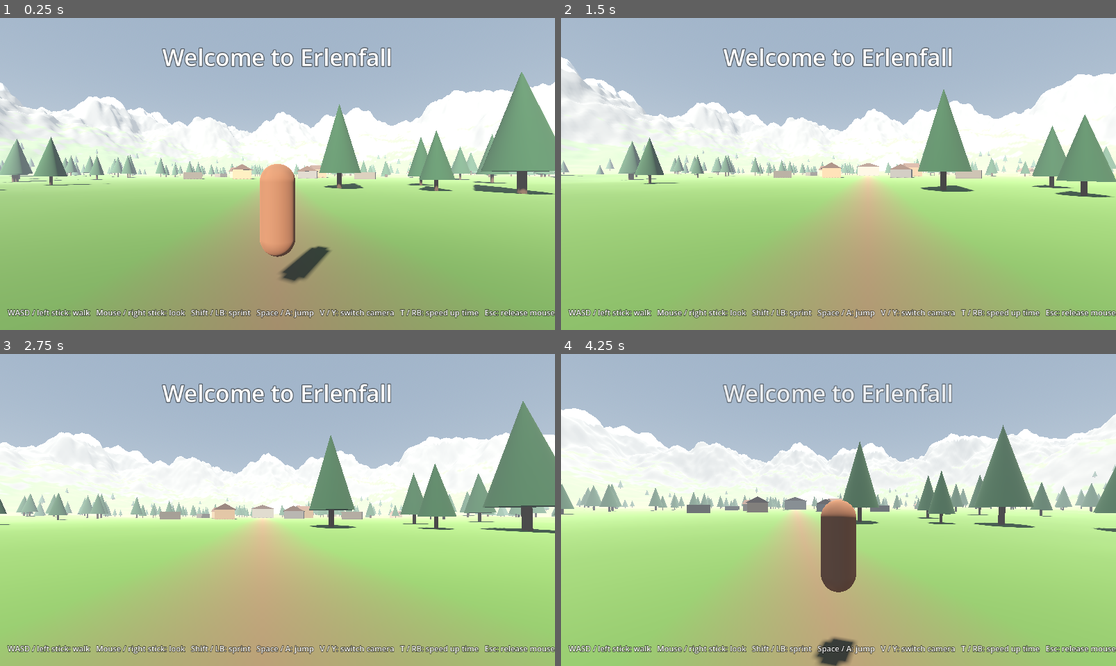
Above: before the commit, frames 1-4 (two rows, left to right).
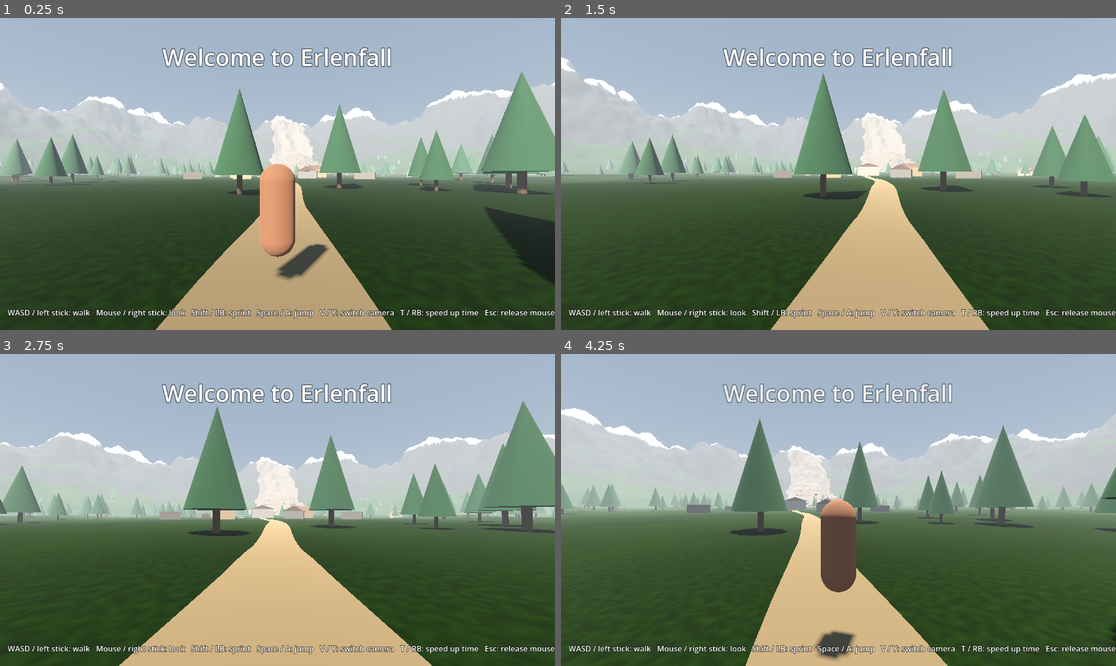
Above: after the commit, the same moments.

Repository: Gamperle/Erlenfall
Game: Godot game, scene res://scenes/main.tscn
The game is run twice, just before and just after one commit, with the same random seed, the same clock (stepped at 60 frames per second) and the same inputs.
Inputs (mouse positions are in pixels of both pictures, inside the frame that each line leads up to):
- Up to frame 1 (0.25 s): no input
- Up to frame 2 (1.5 s): move the mouse to (866, 174) at 0.52 s; hold Shift (sprint) 0.53-1.28 s; hold T (fast_forward_time) from 0.53 s (still down); tap Space (jump) at 0.77 s; move the mouse to (810, 174) at 1.27 s; tap V (toggle_camera) at 1.35 s
- Up to frame 3 (2.75 s): keep holding T (fast_forward_time); tap Space (jump) at 1.52 s; tap Enter at 2 s; move the mouse to (288, 503) at 2.02 s; hold Shift (sprint) from 2.03 s (still down)
- Up to frame 4 (4.25 s): keep holding T (fast_forward_time); tap Space (jump) at 2.75, 3.02, 3.77 s; move the mouse to (832, 516) at 2.77 s; release Shift (sprint) at 2.78 s; tap V (toggle_camera) at 2.85 s; move the mouse to (877, 513) at 3.52 s; hold Shift (sprint) from 3.53 s (still down)

The runs differ from the first frame. In frame 1, 57% of the frame differs, in the area x 0-100%, y 20-100%; in frame 2, 62%, in the area x 0-100%, y 15-100%; in frame 3, 58%; in frame 4, 62%.

Commit message:
Improve road, grass, and landslide visuals
Co-Authored-By: Claude Opus 5.5 <noreply@anthropic.com>

Diff:
--- a/data/village_layout.json
+++ b/data/village_layout.json
@@ -17,12 +17,23 @@
 		{ "x": -178, "z": 20, "width": 28, "depth": 36, "rotation": 10, "color": "#5f6f32" },
 		{ "x": 115, "z": 172, "width": 36, "depth": 20, "rotation": -20, "color": "#a08f4a" }
 	],
+	"roads": [
+		{ "width": 3, "points": [[0, 220], [-3, 165], [0, 110], [3, 60], [0, 20], [0, -12]] },
+		{ "width": 3, "points": [[0, -12], [-13, -20], [-12, -45], [4, -110], [12, -165]] }
+	],
 	"trees": {
 		"seed": 7,
 		"count": 450,
 		"min_radius": 75,
 		"max_radius": 440,
-		"road_clearance": 8,
+		"road_clearance": 6,
 		"field_clearance": 32
+	},
+	"boulders": {
+		"seed": 11,
+		"count": 500,
+		"min_size": 0.5,
+		"max_size": 6.0,
+		"solid_size": 1.5
 	}
 }
--- a/scripts/world/terrain.gd
+++ b/scripts/world/terrain.gd
@@ -1,6 +1,8 @@
 class_name Terrain
 extends StaticBody3D
 ## Generates the valley: a flat village site, rolling farmland, and a ring of mountains.
+
+const TERRAIN_SHADER := preload("res://shaders/terrain.gdshader")
 
 const SIZE := 1600.0
 const STEP := 4.0
@@ -9,17 +11,23 @@
 const MOUNTAIN_RADIUS := 640.0
 const MOUNTAIN_HEIGHT := 170.0
 const LANDSLIDE_CENTER := Vector2(40.0, -300.0)
-const LANDSLIDE_RADIUS := 90.0
-const LANDSLIDE_HEIGHT := 28.0
-const ROAD_HALF_WIDTH := 4.0
+const LANDSLIDE_EXTENT := Vector2(90.0, 130.0)
+const LANDSLIDE_HEIGHT := 20.0
+const LANDSLIDE_ROUGHNESS := 26.0
+const LANDSLIDE_EDGE_NOISE := 0.3
+const SCAR_HALF_WIDTH := 55.0
+const SCAR_DEPTH := 14.0
 
-const GRASS_COLOR := Color(0.27, 0.36, 0.17)
-const DIRT_COLOR := Color(0.36, 0.29, 0.2)
-const ROCK_COLOR := Color(0.33, 0.32, 0.31)
+const GRASS_COLOR := Color(0.25, 0.36, 0.14)
+const LIGHT_GRASS_COLOR := Color(0.36, 0.45, 0.17)
+const ROCK_COLOR := Color(0.38, 0.37, 0.36)
+const RUBBLE_COLOR := Color(0.33, 0.28, 0.23)
 const SNOW_COLOR := Color(0.85, 0.87, 0.9)
 
 var _hills := FastNoiseLite.new()
 var _peaks := FastNoiseLite.new()
+var _rubble := FastNoiseLite.new()
+var _patches := FastNoiseLite.new()
 
 
 func _init() -> void:
@@ -28,6 +36,12 @@
 	_peaks.seed = 2
 	_peaks.frequency = 0.004
 	_peaks.fractal_octaves = 5
+	_rubble.seed = 3
+	_rubble.frequency = 0.04
+	_rubble.fractal_type = FastNoiseLite.FRACTAL_RIDGED
+	_rubble.fractal_octaves = 3
+	_patches.seed = 4
+	_patches.frequency = 0.02
 
 
 func _ready() -> void:
@@ -45,10 +59,25 @@
 	return hills + peaks + _landslide_height(x, z)
 
 
+## True on the debris field and on the bare scar the slide tore into the mountain above it.
+func is_on_landslide(x: float, z: float) -> bool:
+	var edge := 1.0 + _patches.get_noise_2d(x, z) * LANDSLIDE_EDGE_NOISE
+	if _landslide_distance(x, z) < edge:
+		return true
+	return z < LANDSLIDE_CENTER.y and absf(x - LANDSLIDE_CENTER.x) < SCAR_HALF_WIDTH * edge
+
+
+## 0 at the center of the debris field, 1 at its edge.
+func _landslide_distance(x: float, z: float) -> float:
+	return ((Vector2(x, z) - LANDSLIDE_CENTER) / LANDSLIDE_EXTENT).length()
+
+
 func _landslide_height(x: float, z: float) -> float:
-	var distance := Vector2(x, z).distance_to(LANDSLIDE_CENTER)
-	var shape := 1.0 - smoothstep(0.0, LANDSLIDE_RADIUS, distance)
-	return shape * (LANDSLIDE_HEIGHT + _peaks.get_noise_2d(z, x) * 14.0)
+	var rubble := _rubble.get_noise_2d(x, z) * 0.5 + 0.5
+	var debris := 1.0 - smoothstep(0.0, 1.0, _landslide_distance(x, z))
+	var across := 1.0 - smoothstep(SCAR_HALF_WIDTH * 0.4, SCAR_HALF_WIDTH, absf(x - LANDSLIDE_CENTER.x))
+	var scar := across * smoothstep(0.0, 80.0, LANDSLIDE_CENTER.y - z)
+	return debris * (LANDSLIDE_HEIGHT + rubble * LANDSLIDE_ROUGHNESS) - scar * SCAR_DEPTH * (0.5 + rubble)
 
 
 func _sample_heights(count: int) -> PackedFloat32Array:
@@ -104,25 +133,38 @@
 
 	var mesh := ArrayMesh.new()
 	mesh.add_surface_from_arrays(Mesh.PRIMITIVE_TRIANGLES, arrays)
-	var material := StandardMaterial3D.new()
-	material.vertex_color_use_as_albedo = true
-	material.roughness = 1.0
-	mesh.surface_set_material(0, material)
+	mesh.surface_set_material(0, _ground_material())
 
 	var instance := MeshInstance3D.new()
 	instance.mesh = mesh
 	add_child(instance)
 
 
+func _ground_material() -> ShaderMaterial:
+	var noise := FastNoiseLite.new()
+	noise.seed = 6
+	noise.frequency = 0.02
+	noise.fractal_octaves = 4
+	var texture := NoiseTexture2D.new()
+	texture.noise = noise
+	texture.seamless = true
+	texture.generate_mipmaps = true
+
+	var material := ShaderMaterial.new()
+	material.shader = TERRAIN_SHADER
+	material.set_shader_parameter("detail_noise", texture)
+	material.set_shader_parameter("rubble_color", RUBBLE_COLOR)
+	return material
+
+
 func _color_at(x: float, z: float, height: float, normal: Vector3) -> Color:
+	var color := GRASS_COLOR.lerp(LIGHT_GRASS_COLOR, _patches.get_noise_2d(x, z) * 0.5 + 0.5)
 	if height > 190.0:
-		return SNOW_COLOR
-	var on_landslide := Vector2(x, z).distance_to(LANDSLIDE_CENTER) < LANDSLIDE_RADIUS * 0.8
-	if on_landslide or normal.y < 0.8 or height > 110.0:
-		return ROCK_COLOR
-	if absf(x) < ROAD_HALF_WIDTH and z > -220.0 and z < 220.0:
-		return DIRT_COLOR
-	return GRASS_COLOR
+		color = SNOW_COLOR
+	elif normal.y < 0.8 or height > 110.0:
+		color = ROCK_COLOR
+	color.a = 1.0 if is_on_landslide(x, z) and height <= 190.0 else 0.0
+	return color
 
 
 func _build_collision(heights: PackedFloat32Array, count: int) -> void:
--- a/scripts/world/village.gd
+++ b/scripts/world/village.gd
@@ -14,8 +14,15 @@
 const CROWN_COLOR := Color(0.12, 0.24, 0.14)
 const MAX_TREE_HEIGHT := 90.0
 const MAX_PLACEMENT_ATTEMPTS := 10
+const ROAD_COLOR := Color(0.4, 0.32, 0.22)
+const ROAD_LIFT := 0.12
+const ROAD_SAMPLE_SPACING := 2.0
+const BOULDER_COLOR := Color(0.36, 0.33, 0.3)
+const BOULDER_LUMPINESS := 0.35
 
 @export var terrain: Terrain
+
+var _road_samples: Array[PackedVector2Array] = []
 
 
 func _ready() -> void:
@@ -24,7 +31,117 @@
 		_add_building(building)
 	for field: Dictionary in layout["fields"]:
 		_add_field(field)
+	_add_roads(layout["roads"])
 	_add_trees(layout["trees"], layout["fields"])
+	_add_boulders(layout["boulders"])
+
+
+func _add_roads(roads: Array) -> void:
+	var root := Node3D.new()
+	root.name = "Roads"
+	add_child(root)
+	for road: Dictionary in roads:
+		var samples := _sample_road(road["points"])
+		_road_samples.append(samples)
+		root.add_child(_road_mesh(samples, road["width"]))
+
+
+func _sample_road(points: Array) -> PackedVector2Array:
+	var path := PackedVector2Array()
+	for point: Array in points:
+		path.append(Vector2(point[0], point[1]))
+
+	var samples := PackedVector2Array()
+	for i in path.size() - 1:
+		var before := path[maxi(i - 1, 0)]
+		var after := path[mini(i + 2, path.size() - 1)]
+		var steps := ceili(path[i].distance_to(path[i + 1]) / ROAD_SAMPLE_SPACING)
+		for step in steps:
+			samples.append(path[i].cubic_interpolate(path[i + 1], before, after, float(step) / steps))
+	samples.append(path[path.size() - 1])
+	return samples
+
+
+func _road_mesh(samples: PackedVector2Array, width: float) -> MeshInstance3D:
+	var surface := SurfaceTool.new()
+	surface.begin(Mesh.PRIMITIVE_TRIANGLES)
+	surface.set_normal(Vector3.UP)
+	surface.set_color(ROAD_COLOR)
+	for i in samples.size():
+		var tangent := (samples[mini(i + 1, samples.size() - 1)] - samples[maxi(i - 1, 0)]).normalized()
+		var side := Vector2(-tangent.y, tangent.x)
+		var half_width := width / 2.0 * (1.0 + sin(i * 0.37) * 0.1 + sin(i * 0.11) * 0.1)
+		for edge: Vector2 in [samples[i] + side * half_width, samples[i] - side * half_width]:
+			surface.add_vertex(Vector3(edge.x, terrain.height_at(edge.x, edge.y) + ROAD_LIFT, edge.y))
+		if i > 0:
+			var left := (i - 1) * 2
+			for index in [left, left + 1, left + 2, left + 1, left + 3, left + 2]:
+				surface.add_index(index)
+
+	var material := _material(ROAD_COLOR)
+	var instance := MeshInstance3D.new()
+	instance.mesh = surface.commit()
+	instance.material_override = material
+	instance.cast_shadow = GeometryInstance3D.SHADOW_CASTING_SETTING_OFF
+	return instance
+
+
+func _add_boulders(data: Dictionary) -> void:
+	var random := RandomNumberGenerator.new()
+	random.seed = data["seed"]
+	var body := StaticBody3D.new()
+	body.name = "Boulders"
+	add_child(body)
+
+	var transforms: Array[Transform3D] = []
+	for i in int(data["count"]):
+		var angle := random.randf() * TAU
+		var distance := sqrt(random.randf()) * 1.05
+		var point := Terrain.LANDSLIDE_CENTER + Vector2.from_angle(angle) * Terrain.LANDSLIDE_EXTENT * distance
+		# Squaring favors many small rocks over a few large ones.
+		var size: float = lerpf(data["min_size"], data["max_size"], pow(random.randf(), 2.0))
+		var stretch := Vector3(random.randf_range(0.8, 1.3), random.randf_range(0.6, 1.0), random.randf_range(0.8, 1.3))
+		var basis := Basis.from_euler(Vector3(random.randf(), random.randf() * TAU, random.randf())).scaled(stretch * size)
+		var at := _ground_position(point.x, point.y)
+		transforms.append(Transform3D(basis, at))
+
+		if size >= data["solid_size"]:
+			var shape := SphereShape3D.new()
+			shape.radius = size * 0.8
+			var collision := CollisionShape3D.new()
+			collision.shape = shape
+			collision.position = at
+			body.add_child(collision)
+
+	var mesh := _boulder_mesh()
+	mesh.surface_set_material(0, _material(BOULDER_COLOR))
+	_add_multimesh(mesh, transforms, 0.0)
+
+
+## A sphere with lumps pushed in and out, flat-shaded so it reads as broken rock.
+func _boulder_mesh() -> ArrayMesh:
+	var sphere := SphereMesh.new()
+	sphere.radial_segments = 9
+	sphere.rings = 5
+	var arrays := sphere.get_mesh_arrays()
+	var source: PackedVector3Array = arrays[Mesh.ARRAY_VERTEX]
+	var indices: PackedInt32Array = arrays[Mesh.ARRAY_INDEX]
+
+	var lumps := FastNoiseLite.new()
+	lumps.seed = 5
+	lumps.frequency = 1.5
+
+	var surface := SurfaceTool.new()
+	surface.begin(Mesh.PRIMITIVE_TRIANGLES)
+	for i in range(0, indices.size(), 3):
+		var corners: Array[Vector3] = []
+		for offset in 3:
+			var vertex := source[indices[i + offset]]
+			corners.append(vertex * (1.0 + lumps.get_noise_3dv(vertex) * BOULDER_LUMPINESS))
+		surface.set_normal((corners[2] - corners[0]).cross(corners[1] - corners[0]).normalized())
+		for corner in corners:
+			surface.add_vertex(corner)
+	return surface.commit()
 
 
 func _add_building(data: Dictionary) -> void:
@@ -94,11 +211,13 @@
 
 
 func _is_tree_allowed(point: Vector2, data: Dictionary, fields: Array) -> bool:
-	if absf(point.x) < data["road_clearance"]:
-		return false
+	for samples in _road_samples:
+		for sample in samples:
+			if point.distance_to(sample) < data["road_clearance"]:
+				return false
 	if terrain.height_at(point.x, point.y) > MAX_TREE_HEIGHT:
 		return false
-	if point.distance_to(Terrain.LANDSLIDE_CENTER) < Terrain.LANDSLIDE_RADIUS:
+	if terrain.is_on_landslide(point.x, point.y):
 		return false
 	for field: Dictionary in fields:
 		if point.distance_to(Vector2(field["x"], field["z"])) < data["field_clearance"]:
--- /dev/null
+++ b/shaders/terrain.gdshader
@@ -0,0 +1,23 @@
+shader_type spatial;
+
+// Vertex color holds the ground color in sRGB, and alpha holds the landslide mask.
+// Sampling noise per pixel hides the coarse terrain grid and breaks up the landslide edge.
+
+uniform sampler2D detail_noise : repeat_enable, filter_linear_mipmap;
+uniform vec3 rubble_color : source_color;
+
+varying vec3 world_position;
+
+void vertex() {
+	world_position = (MODEL_MATRIX * vec4(VERTEX, 1.0)).xyz;
+}
+
+void fragment() {
+	float broad = texture(detail_noise, world_position.xz * 0.03).r;
+	float fine = texture(detail_noise, world_position.xz * 0.21).r;
+	float mask = smoothstep(0.42, 0.58, COLOR.a + (broad - 0.5) * 0.5);
+	vec3 ground = mix(pow(COLOR.rgb, vec3(2.2)), rubble_color, mask);
+	ALBEDO = ground * (0.75 + fine * 0.5);
+	ROUGHNESS = 1.0;
+	SPECULAR = 0.2;
+}
--- a/tests/smoke_test.gd
+++ b/tests/smoke_test.gd
@@ -23,6 +23,9 @@
 	_check(player.is_on_floor(), "player lands on terrain")
 	_check(absf(player.position.y - terrain.height_at(player.position.x, player.position.z)) < 1.0, "collision matches terrain")
 	_check(village.get_node_or_null("forge") != null, "buildings load from data")
+	_check(village.get_node("Roads").get_child_count() == 2, "roads load from data")
+	_check(village.get_node("Boulders").get_child_count() > 0, "boulders have collision")
+	_check(terrain.is_on_landslide(40.0, -300.0) and not terrain.is_on_landslide(0.0, 0.0), "landslide stays out of the village")
 
 	var start := player.position
 	Input.action_press("move_forward")
Not shown, added: shaders/terrain.gdshader.uid
